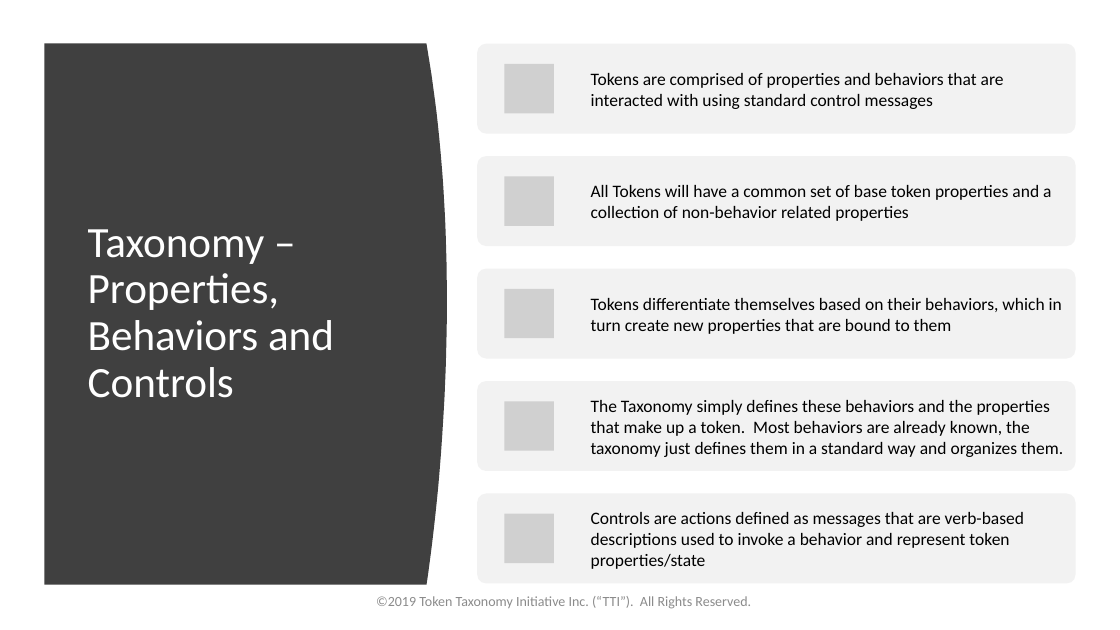
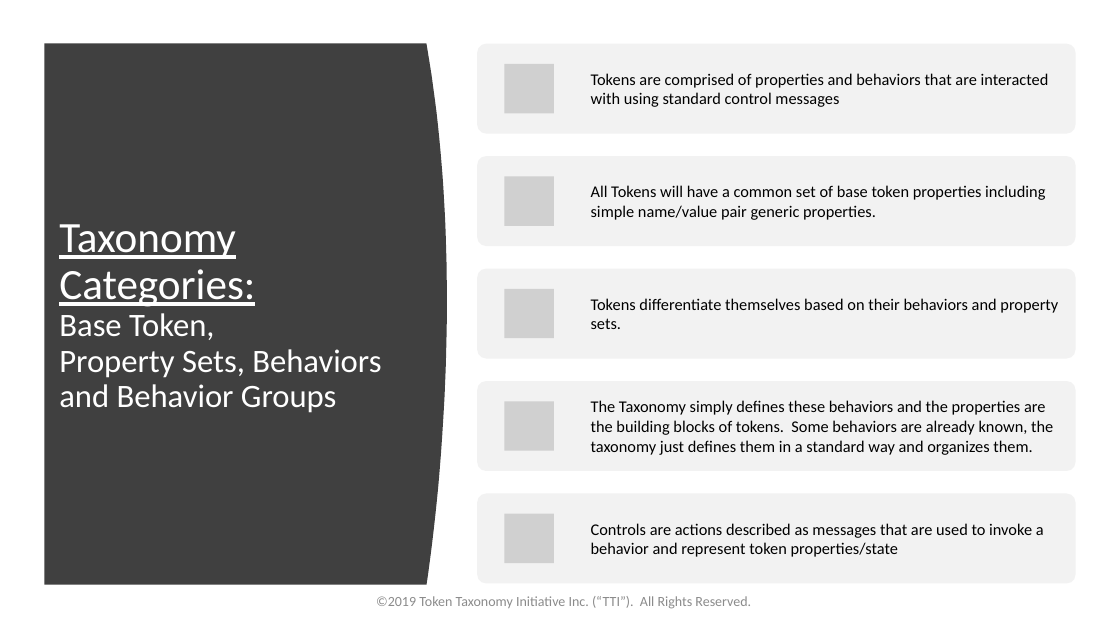
Before and after one commit to vipinsun/TokenTaxonomyFramework-pub, a slide deck: slide 6 of presentations/TTF-Presentation.pptx (slide 5 before the commit). Drawn at 1120x630 pixels with LibreOffice and Linux fonts; fonts in the diff are those of the drawing; grey boxes stand for pictures. Boxes give left, top, right and bottom in pixels: in the first picture for what was removed or moved away, otherwise in the second. Text is boxed around its words. In the diff, an @@ line names an element or a change of style, - is before the commit and + after.

Commit message:
Slide Updates

```diff
--- a/presentations/TTF-Presentation.pptx
+++ b/presentations/TTF-Presentation.pptx
@@ text "Tokens are comprised of properties ..." at (591, 73, 1049, 107): size 15 to 14 pt @@
@@ title "Taxonomy Categories: Base Token, Property ...": place and size @@
-title "Taxonomy Categories: Base Token, Property ..." at (79, 93, 393, 534)
+title "Taxonomy Categories: Base Token, Property ..." at (51, 95, 441, 535)
@@ text at (591, 185, 1045, 220): text changed; size 15 to 14 pt @@
-All Tokens will have a common set of base token properties and a collection of non-behavior related properties
+All Tokens will have a common set of base token properties including simple name/value pair generic properties.
@@ title at (59, 224, 381, 413): text changed; size 37 to 28 pt @@
-Taxonomy – Properties, Behaviors and Controls
+Taxonomy Categories:
+Base Token,
+Property Sets, Behaviors and Behavior Groups
@@ text at (591, 298, 1058, 329): text changed; size 15 to 14 pt @@
-Tokens differentiate themselves based on their behaviors, which in turn create new properties that are bound to them
+Tokens differentiate themselves based on their behaviors and property sets.
@@ text at (591, 400, 1053, 455): text changed; size 15 to 14 pt @@
-The Taxonomy simply defines these behaviors and the properties that make up a token. Most behaviors are already known, the taxonomy just defines them in a standard way and organizes them.
+The Taxonomy simply defines these behaviors and the properties are the building blocks of tokens. Some behaviors are already known, the taxonomy just defines them in a standard way and organizes them.
@@ text at (591, 523, 1044, 557): text changed; size 15 to 14 pt @@
-Controls are actions defined as messages that are verb-based descriptions used to invoke a behavior and represent token properties/state
+Controls are actions described as messages that are used to invoke a behavior and represent token properties/state
```
Also in this commit, not shown: 14 other slides changed, 5 slides added, 2 other files.
